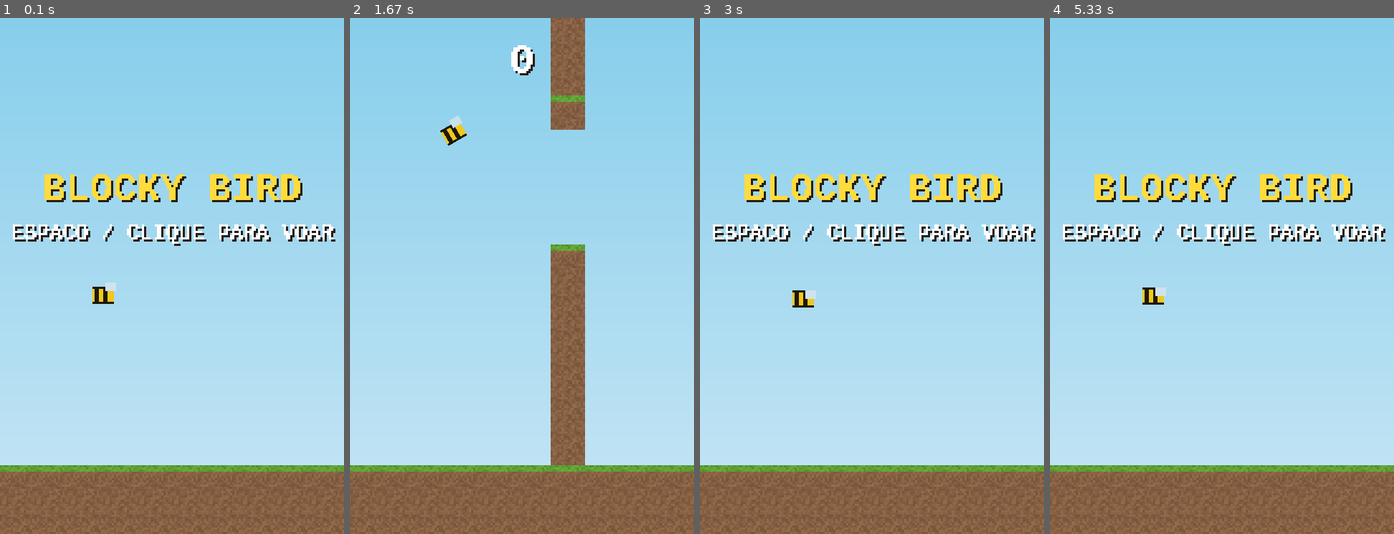
Above: before the commit, frames 1-4 (left to right).
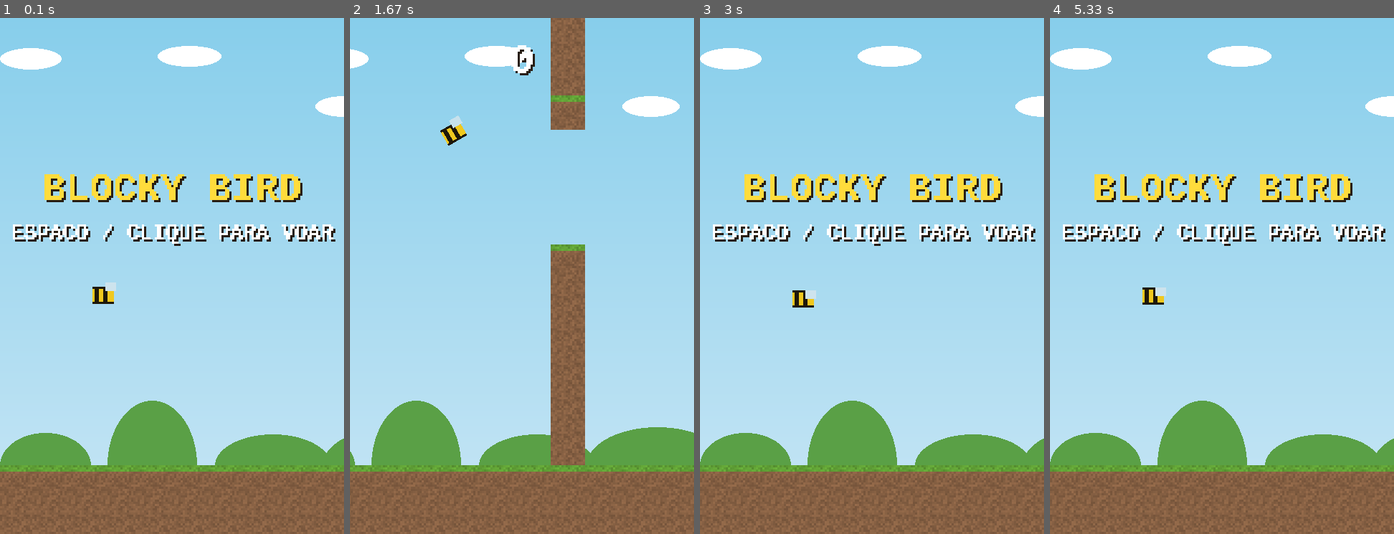
Above: after the commit, the same moments.

Repository: douglaspands/blocky-bird-game
Game: pygame game, started from main.py
Two runs of this game, one before a commit and one after it. Both use one fixed random seed, a clock stepped at 60 frames per second and the inputs below.
Inputs:
- Up to frame 1 (0.1 s): no input
- Up to frame 2 (1.67 s): hold Up 0.33-0.8 s; hold Up 0.83-1.2 s; hold Up 1.23-1.53 s; hold Up from 1.57 s (still down)
- Up to frame 3 (3 s): release Up at 1.93 s; hold Up 1.97-2.27 s; hold Up 2.3-2.67 s; hold Up from 2.7 s (still down)
- Up to frame 4 (5.33 s): release Up at 3 s; hold Up 3.03-3.4 s; hold Up 3.43-3.73 s; hold Up 3.77-4.13 s; hold Up 4.17-4.47 s; hold Up 4.5-4.87 s; hold Up 4.9-5.2 s; hold Up from 5.23 s (still down)

The runs differ from the first frame. In frame 1, 7.0% of the frame differs, in the area x 0-100%, y 5-87%; in frame 2, 6.7%; in frame 3, 7.0%; in frame 4, 7.0%.

Commit message:
Add parallax background decoration per biome (task 9)
Implement src/decor.py: DecorManager scrolls two procedural layers at
0.3x and 0.6x the biome scroll speed. Each biome gets its own pair of
tiled, deterministically-seeded shapes: Overworld clouds/hills, Cave
stalactites/ore veins, Nether lava pools/pillars. Wire it into Game
between the sky background and the pipes, updating only while JOGANDO
but always drawn (R7.4).

Co-Authored-By: Claude Sonnet 5 <noreply@anthropic.com>

Diff:
--- /dev/null
+++ b/src/decor.py
@@ -0,0 +1,101 @@
+"""Decoracao de fundo com parallax, duas camadas por bioma (R7.4)."""
+
+import random
+from typing import Callable
+
+import pygame
+
+from src.config import GROUND_H, SCREEN_H, SCREEN_W
+
+FAR_FACTOR = 0.3
+NEAR_FACTOR = 0.6
+
+GROUND_Y = SCREEN_H - GROUND_H
+
+Drawer = Callable[[pygame.Surface, int, int], None]
+
+
+def _tile(surface: pygame.Surface, scrolled: float, period: int, drawer: Drawer) -> None:
+    first_idx = int(scrolled // period)
+    x = -(scrolled % period)
+    idx = first_idx
+    while x < SCREEN_W:
+        drawer(surface, round(x), idx)
+        x += period
+        idx += 1
+
+
+def _draw_clouds(surface: pygame.Surface, x: int, idx: int) -> None:
+    rng = random.Random(idx * 13 + 1)
+    y = 40 + rng.randint(0, 120)
+    w = rng.randint(50, 90)
+    h = rng.randint(18, 30)
+    rect = pygame.Rect(0, 0, w, h)
+    rect.center = (x + w // 2, y)
+    pygame.draw.ellipse(surface, (255, 255, 255), rect)
+
+
+def _draw_hills(surface: pygame.Surface, x: int, idx: int) -> None:
+    rng = random.Random(idx * 17 + 2)
+    w = rng.randint(120, 200)
+    h = rng.randint(40, 90)
+    rect = pygame.Rect(0, 0, w, h * 2)
+    rect.midbottom = (x + w // 2, GROUND_Y + h)
+    pygame.draw.ellipse(surface, (90, 160, 70), rect)
+
+
+def _draw_stalactites(surface: pygame.Surface, x: int, idx: int) -> None:
+    rng = random.Random(idx * 19 + 3)
+    w = rng.randint(20, 40)
+    h = rng.randint(40, 100)
+    points = [(x, 0), (x + w, 0), (x + w // 2, h)]
+    pygame.draw.polygon(surface, (55, 55, 62), points)
+
+
+def _draw_ore_veins(surface: pygame.Surface, x: int, idx: int) -> None:
+    rng = random.Random(idx * 23 + 4)
+    y = rng.randint(150, GROUND_Y - 150)
+    color = rng.choice([(120, 190, 255), (255, 215, 60), (200, 200, 210)])
+    for _ in range(4):
+        ox = rng.randint(-15, 15)
+        oy = rng.randint(-15, 15)
+        pygame.draw.rect(surface, color, (x + ox, y + oy, 6, 6))
+
+
+def _draw_lava_pools(surface: pygame.Surface, x: int, idx: int) -> None:
+    rng = random.Random(idx * 29 + 5)
+    w = rng.randint(100, 180)
+    h = rng.randint(20, 40)
+    rect = pygame.Rect(0, 0, w, h)
+    rect.midbottom = (x + w // 2, GROUND_Y)
+    pygame.draw.ellipse(surface, (230, 100, 20), rect)
+
+
+def _draw_pillars(surface: pygame.Surface, x: int, idx: int) -> None:
+    rng = random.Random(idx * 31 + 6)
+    w = rng.randint(24, 40)
+    h = rng.randint(100, 220)
+    pygame.draw.rect(surface, (50, 30, 35), (x, GROUND_Y - h, w, h))
+
+
+_LAYERS: dict[str, tuple[tuple[int, Drawer], tuple[int, Drawer]]] = {
+    "overworld": ((220, _draw_clouds), (150, _draw_hills)),
+    "cave": ((130, _draw_stalactites), (100, _draw_ore_veins)),
+    "nether": ((200, _draw_lava_pools), (170, _draw_pillars)),
+}
+
+
+class DecorManager:
+    def __init__(self) -> None:
+        self.far_scrolled = 0.0
+        self.near_scrolled = 0.0
+
+    def update(self, speed: float) -> None:
+        self.far_scrolled += speed * FAR_FACTOR
+        self.near_scrolled += speed * NEAR_FACTOR
+
+    def draw(self, surface: pygame.Surface, decor_id: str) -> None:
+        far_period, far_drawer = _LAYERS[decor_id][0]
+        near_period, near_drawer = _LAYERS[decor_id][1]
+        _tile(surface, self.far_scrolled, far_period, far_drawer)
+        _tile(surface, self.near_scrolled, near_period, near_drawer)
--- a/src/game.py
+++ b/src/game.py
@@ -8,6 +8,7 @@
 from src.biome import BiomeManager
 from src.bird import Bird
 from src.config import BLOCK, FPS, PIPE_W, SCREEN_H, SCREEN_W, TITLE
+from src.decor import DecorManager
 from src.ground import Ground
 from src.pipes import PipeManager
 
@@ -37,6 +38,7 @@
         b = self.biome.current
         self.pipes = PipeManager(b.gap_size, b.block_main, b.block_edge)
         self.ground = Ground()
+        self.decor = DecorManager()
         self.score = 0
         self.state = GameState.PRONTO
 
@@ -90,6 +92,7 @@
             self.bird.update()
             self.pipes.update(b.speed, b.gap_size, b.block_main, b.block_edge)
             self.ground.update(b.speed)
+            self.decor.update(b.speed)
             self._update_score()
             self.biome.update(self.score)
             if self._collided():
@@ -102,6 +105,7 @@
     def draw(self) -> None:
         b = self.biome.current
         self.biome.draw_background(self.screen)
+        self.decor.draw(self.screen, b.decor)
         self.pipes.draw(self.screen, self.textures)
         self.ground.draw(self.screen, self.textures, b.block_main, b.block_edge)
         self.bird.draw(self.screen, self.textures)
Not shown, changed: specs/tasks.md
